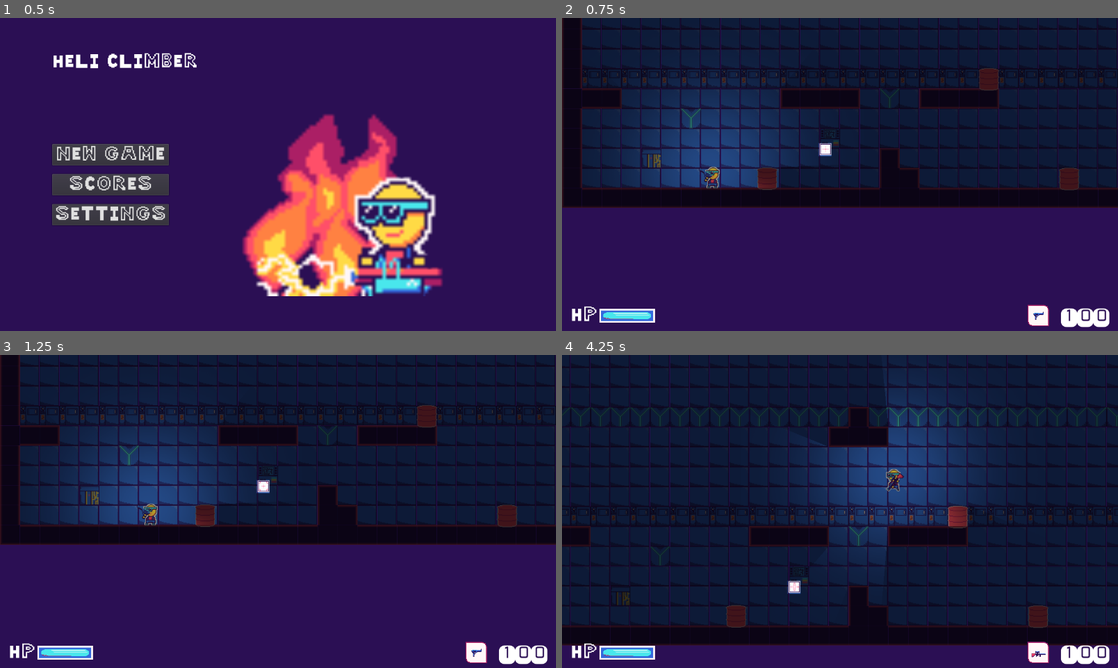
Above: before the commit, frames 1-4 (two rows, left to right).
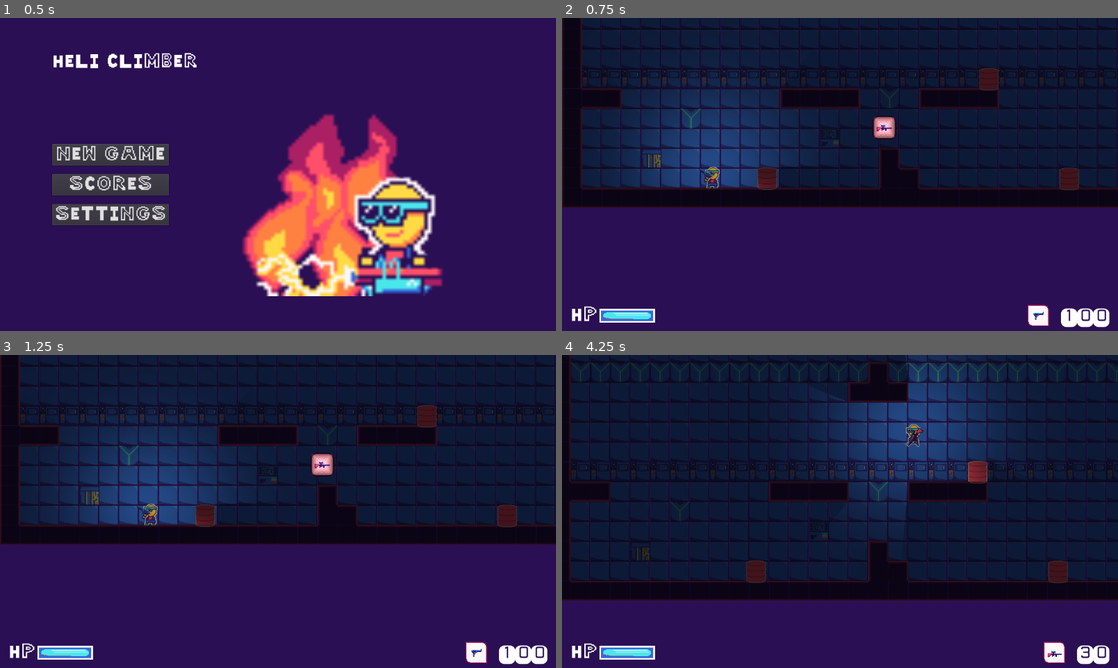
Above: after the commit, the same moments.

Repository: Sjbrimley26/Heli-Climber
Game: Godot game, scene res://menus/MainMenu.tscn
Same seed, same stepped clock (60 frames per second), same inputs: the game is played once before the commit and once after it. Sound files missing from this copy of the repository are replaced by a short silence.
Inputs (mouse positions are in pixels of both pictures, inside the frame that each line leads up to):
- Up to frame 1 (0.5 s): no input
- Up to frame 2 (0.75 s): click "New Game" at 0.5 s
- Up to frame 3 (1.25 s): no input
- Up to frame 4 (4.25 s): tap Enter at 1.25 s; move the mouse to (962, 495) at 1.27 s; press the mouse at (962, 495) at 1.28 s; hold Right (right) 1.28-2.78 s; tap Up (up) at 1.52, 2.27, 3.77 s; tap E (weapon_next) at 1.55, 2.1, 3.8 s; move the mouse to (728, 527) at 2.02 s; release the mouse at (728, 527) at 2.03 s; tap Q (weapon_prev) at 2.3, 2.85 s; move the mouse to (895, 442) at 2.77 s; press the mouse at (895, 442) at 2.78 s; hold Left (left) 2.78-3.53 s; move the mouse to (812, 574) at 3.52 s; release the mouse at (812, 574) at 3.53 s; hold Right (right) from 3.53 s (still down); click (812, 574) at 3.6 s

Frame 1 is identical in both runs. In frame 2, 0.4% of the frame differs, in the area x 46-61%, y 31-45%; in frame 3, 0.4%; in frame 4, 39%, in the area x 0-100%, y 0-99%.

Commit message:
added ammo and ammo drops

Diff:
--- a/characters/Player.gd
+++ b/characters/Player.gd
@@ -25,7 +25,7 @@
 	0.5
 ]
 var prevEquipped
-var equipped = PISTOL
+var equipped #= PISTOL
 var reloading = 0
 var camera_shaking = false
 var recent_damage = 1
@@ -78,6 +78,23 @@
 	set_meta("type", "player")
 	var _err = connect("hp_changed", $CanvasLayer/GUI, "adjust_health")
 
+func _enter_tree():
+	equipped = PISTOL
+
+func _next_weapon():
+	var toEquip
+	for i in range(1, fireRates.size() - 1):
+		var index: int
+		if equipped + i < fireRates.size():
+			index = equipped + i
+		else:
+			index = (equipped + i) % fireRates.size()
+
+		if (Global.ammo[index] > 0):
+			toEquip = index
+			break
+	equipped = toEquip
+
 func _physics_process(_delta):
 	# Update Movement
 	if Input.is_action_pressed("right"):
@@ -102,16 +119,25 @@
 
 	# Swap Weapons
 	if Input.is_action_just_pressed("weapon_next"):
-		if equipped == SAW:
-			equipped = PISTOL
-		else:
-			equipped = equipped + 1
+		_next_weapon()
 
 	if Input.is_action_just_pressed("weapon_prev"):
-		if equipped == PISTOL:
-			equipped = SAW
-		else:
-			equipped = equipped - 1
+		var toEquip
+		for i in range(-1, -fireRates.size() + 1, -1):
+			var index: int
+			if equipped + i >= 0:
+				index = equipped + i
+			else:
+				index = (equipped + i) + (fireRates.size() - 1)
+
+			if (Global.ammo[index] > 0):
+				toEquip = index
+				break
+		equipped = toEquip
+
+	# Swap if out of ammo
+	if Global.ammo[equipped] <= 0:
+		_next_weapon()
 
 	# Check Weapon
 	var gun
@@ -147,6 +173,8 @@
 		add_child(newlyEquipped)
 		$CanvasLayer/GUI.get_node("HBoxContainer/CenterContainer/GunIcon").texture = icon
 
+	$CanvasLayer/GUI/HBoxContainer/CenterContainer2/AmmoCount.text = String(Global.ammo[equipped])
+
 	var localMouse = get_local_mouse_position()
 	var globalMouse = get_global_mouse_position()
 	if localMouse.x < 0:
@@ -164,6 +192,10 @@
 		emit_signal("fire", dir)
 		reloading = fireRates[equipped]
 
+	# Camera follow mouse
+	var mouse_offset = (get_viewport().get_mouse_position() - get_viewport().size / 2)
+	$Camera2D.position = lerp(Vector2(), mouse_offset.normalized() * 400, mouse_offset.length() / 800)
+
 	# Camera Shake if recently damaged
 	var shake_amount = 1.0 * recent_damage
 	if camera_shaking:
--- a/characters/enemies/Enemy.gd
+++ b/characters/enemies/Enemy.gd
@@ -45,11 +45,15 @@
 	set_physics_process(false)
 	var type = get_meta("enemy")
 	Global.enemies_killed[type] += 1
-	if rng.randf_range(0, 10) <= 9.5:
+	var d10 = rng.randf_range(0, 10)
+	if d10 <= 2.0:
 		var hpack = load("res://props/HealthPack.tscn").instance()
 		hpack.global_position = global_position
 		get_parent().get_parent().call_deferred("add_child", hpack)
-
+	if d10 > 2.0 and d10 <= 7.0:
+		var ammo = load("res://props/Ammo.tscn").instance()
+		ammo.global_position = global_position
+		get_parent().get_parent().call_deferred("add_child", ammo)
 
 
 func enemy_detected(body):
--- a/guns/Bat.gd
+++ b/guns/Bat.gd
@@ -5,6 +5,7 @@
 
 func shoot_bullet(dir):
 	delayed(dir)
+	Global.ammo[Global.BAT] -= 1
 
 
 func delayed(dir):
--- a/guns/BoltLauncher.gd
+++ b/guns/BoltLauncher.gd
@@ -31,3 +31,4 @@
 	var _err = splayer.connect("finished", splayer, "queue_free")
 	add_child(splayer)
 	splayer.play()
+	Global.ammo[Global.BOLT_LAUNCHER] -= 1
--- a/guns/Launcher.gd
+++ b/guns/Launcher.gd
@@ -13,3 +13,4 @@
 	var _err = splayer.connect("finished", splayer, "queue_free")
 	add_child(splayer)
 	splayer.play()
+	Global.ammo[Global.LAUNCHER] -= 1
--- a/guns/Rifle.gd
+++ b/guns/Rifle.gd
@@ -19,3 +19,4 @@
 	var _err = splayer.connect("finished", splayer, "queue_free")
 	add_child(splayer)
 	splayer.play()
+	Global.ammo[Global.RIFLE] -= 1
--- a/guns/SawLauncher.gd
+++ b/guns/SawLauncher.gd
@@ -50,6 +50,7 @@
 	if sound_player != null:
 		_end_sound()
 
+	Global.ammo[Global.SAW] -= 1
 	var bullet_instance = bullet.instance()
 	get_parent().get_parent().add_child(bullet_instance)
 	var start_location = $Muzzle.get_global_position()
--- a/levels/Background_Tilemap.tres
+++ b/levels/Background_Tilemap.tres
@@ -6,18 +6,16 @@
 [ext_resource path="res://img/tiles/wall_4.png" type="Texture" id=4]
 [ext_resource path="res://img/tiles/wall_3.png" type="Texture" id=5]
 [ext_resource path="res://img/tiles/wall_2_light.png" type="Texture" id=6]
-[ext_resource path="res://shaders/glow.shader" type="Shader" id=7]
-[ext_resource path="res://shaders/wall3_glow.shader" type="Shader" id=8]
+[ext_resource path="res://shaders/wall3_glow.shader" type="Shader" id=7]
+[ext_resource path="res://shaders/glow.shader" type="Shader" id=8]
 [ext_resource path="res://img/tiles/wall_3_light.png" type="Texture" id=9]
 [ext_resource path="res://img/tiles/wall_1_light.png" type="Texture" id=10]
-[ext_resource path="res://shaders/wall1_glow.shader" type="Shader" id=11]
+[ext_resource path="res://shaders/wall4_glow.shader" type="Shader" id=11]
 [ext_resource path="res://img/tiles/wall_4_light.png" type="Texture" id=12]
-[ext_resource path="res://shaders/wall4_glow.shader" type="Shader" id=13]
-
-
+[ext_resource path="res://shaders/wall1_glow.shader" type="Shader" id=13]
 
 [sub_resource type="ShaderMaterial" id=3]
-shader = ExtResource( 11 )
+shader = ExtResource( 13 )
 shader_param/glow1 = Color( 0.286275, 0.905882, 0.92549, 1 )
 shader_param/glow2 = Color( 1, 0.854902, 0.270588, 1 )
 shader_param/glow3 = Color( 1, 0.309804, 0.411765, 1 )
--- a/levels/LevelManager.tscn
+++ b/levels/LevelManager.tscn
@@ -3,7 +3,7 @@
 [ext_resource path="res://characters/Player.tscn" type="PackedScene" id=1]
 [ext_resource path="res://levels/Level1.tscn" type="PackedScene" id=2]
 [ext_resource path="res://levels/LevelManager.gd" type="Script" id=3]
-[ext_resource path="res://props/HealthPack.tscn" type="PackedScene" id=4]
+[ext_resource path="res://props/Ammo.tscn" type="PackedScene" id=5]
 
 [node name="LevelManager" type="Node2D"]
 script = ExtResource( 3 )
@@ -16,5 +16,5 @@
 [node name="CanvasModulate" type="CanvasModulate" parent="."]
 color = Color( 0.25098, 0.25098, 0.25098, 1 )
 
-[node name="Area2D" parent="." instance=ExtResource( 4 )]
-position = Vector2( 265.166, 159.099 )
+[node name="Node2D" parent="." instance=ExtResource( 5 )]
+position = Vector2( 359.918, 127.28 )
--- a/menus/DeathMenu.gd
+++ b/menus/DeathMenu.gd
@@ -10,6 +10,12 @@
 	$VBoxContainer/HBoxContainer/EnemyLabel.text = String(enemies_killed)
 
 func _new_game():
+	for i in Global.ammo.keys():
+		Global.ammo[i] = 0
+	Global.ammo[Global.PISTOL] = 100
+	Global.ammo[Global.SWORD] = 1
+	for i in Global.enemies_killed.keys():
+		Global.enemies_killed[i] = 0
 	var _err = get_tree().change_scene("res://levels/LevelManager.tscn")
 
 func _quit():
--- /dev/null
+++ b/props/Ammo.gd
@@ -0,0 +1,50 @@
+extends Node2D
+
+const AMMO_TYPES = [
+	Global.RIFLE,
+	Global.LAUNCHER,
+	Global.BOLT_LAUNCHER,
+	Global.BAT,
+	Global.SAW
+]
+
+const CHANCES = [
+	30,
+	50,
+	65,
+	85,
+	100
+] # so 0 - 30, 31 - 50, 51 - 65...
+
+var rng
+
+func _ready():
+	rng = RandomNumberGenerator.new()
+	rng.randomize()
+	var set = false
+	var d100 = rng.randi_range(1, 100)
+	for i in range(0, CHANCES.size(), 1):
+		if d100 <= CHANCES[i]:
+			$AnimatedSprite.frame = i
+			var _err = $Area2D.connect("body_entered", self, "_give_ammo", [AMMO_TYPES[i]], CONNECT_ONESHOT)
+			set = true
+			break
+
+	if not set:
+		print("how and why? " + String(d100))
+
+func _give_ammo(_body: Player, weapon: int):
+	var amount: int
+	match weapon:
+		Global.RIFLE:
+			amount = 30
+		Global.LAUNCHER:
+			amount = 10
+		Global.BOLT_LAUNCHER:
+			amount = 8
+		Global.BAT:
+			amount = 15
+		Global.SAW:
+			amount = 10
+	Global.ammo[weapon] += amount
+	queue_free()
--- /dev/null
+++ b/props/Ammo.tscn
@@ -0,0 +1,26 @@
+[gd_scene load_steps=5 format=2]
+
+[ext_resource path="res://props/Ammo.gd" type="Script" id=1]
+[ext_resource path="res://props/AmmoSprites.tres" type="SpriteFrames" id=2]
+[ext_resource path="res://img/lights/square.png" type="Texture" id=3]
+
+[sub_resource type="RectangleShape2D" id=1]
+extents = Vector2( 25.0984, 26.0265 )
+
+[node name="Node2D" type="Node2D"]
+scale = Vector2( 0.75, 0.75 )
+script = ExtResource( 1 )
+
+[node name="AnimatedSprite" type="AnimatedSprite" parent="."]
+frames = ExtResource( 2 )
+
+[node name="Area2D" type="Area2D" parent="."]
+collision_layer = 0
+collision_mask = 2
+
+[node name="CollisionShape2D" type="CollisionShape2D" parent="Area2D"]
+shape = SubResource( 1 )
+
+[node name="Light2D" type="Light2D" parent="."]
+scale = Vector2( 2.13887, 2.13887 )
+texture = ExtResource( 3 )
--- /dev/null
+++ b/props/AmmoSprites.tres
@@ -0,0 +1,36 @@
+[gd_resource type="SpriteFrames" load_steps=7 format=2]
+
+[ext_resource path="res://img/ui/ammo drops.png" type="Texture" id=1]
+
+[sub_resource type="AtlasTexture" id=3]
+flags = 4
+atlas = ExtResource( 1 )
+region = Rect2( 0, 96, 96, 96 )
+
+[sub_resource type="AtlasTexture" id=4]
+flags = 4
+atlas = ExtResource( 1 )
+region = Rect2( 96, 96, 96, 96 )
+
+[sub_resource type="AtlasTexture" id=2]
+flags = 4
+atlas = ExtResource( 1 )
+region = Rect2( 96, 0, 96, 96 )
+
+[sub_resource type="AtlasTexture" id=1]
+flags = 4
+atlas = ExtResource( 1 )
+region = Rect2( 0, 0, 96, 96 )
+
+[sub_resource type="AtlasTexture" id=5]
+flags = 4
+atlas = ExtResource( 1 )
+region = Rect2( 0, 192, 96, 96 )
+
+[resource]
+animations = [ {
+"frames": [ SubResource( 3 ), SubResource( 4 ), SubResource( 2 ), SubResource( 1 ), SubResource( 5 ) ],
+"loop": false,
+"name": "default",
+"speed": 5.0
+} ]
Binary file added: img/ui/ammo drops.png
Not shown, added: img/ui/ammo drops.png.import
Binary file added: img/ui/square-emission.png
Not shown, added: img/ui/square-emission.png.import
Binary file added: img/ui/square-empty.png
Not shown, added: img/ui/square-empty.png.import
Not shown: 1 places in levels/Background_Tilemap.tres that only renumber resources
